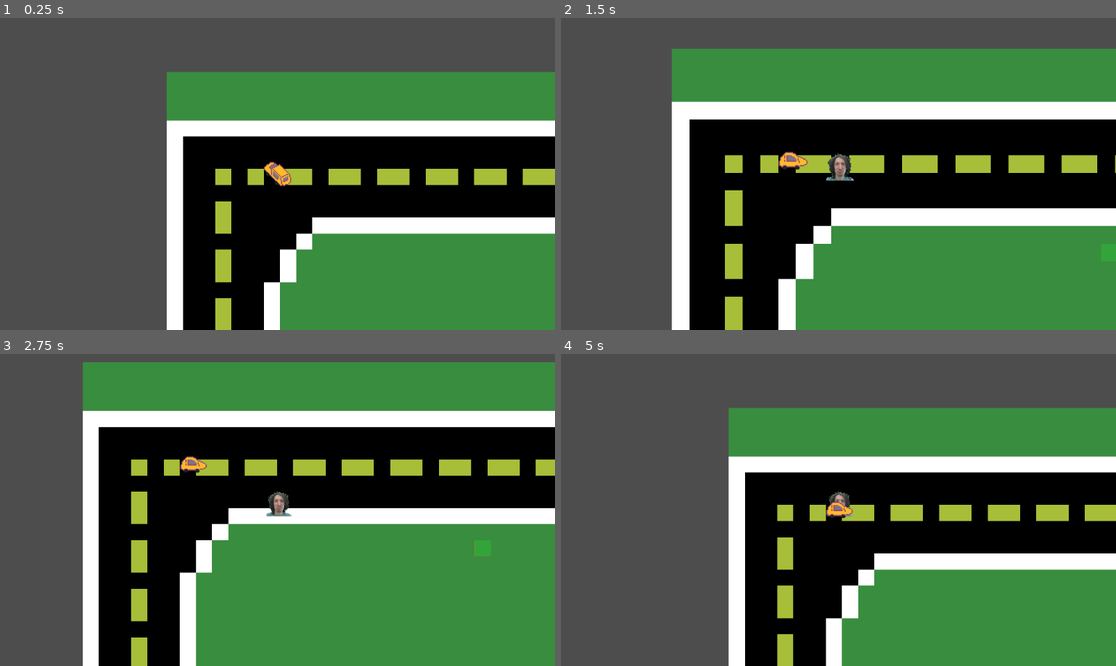
Above: before the commit, frames 1-4 (two rows, left to right).
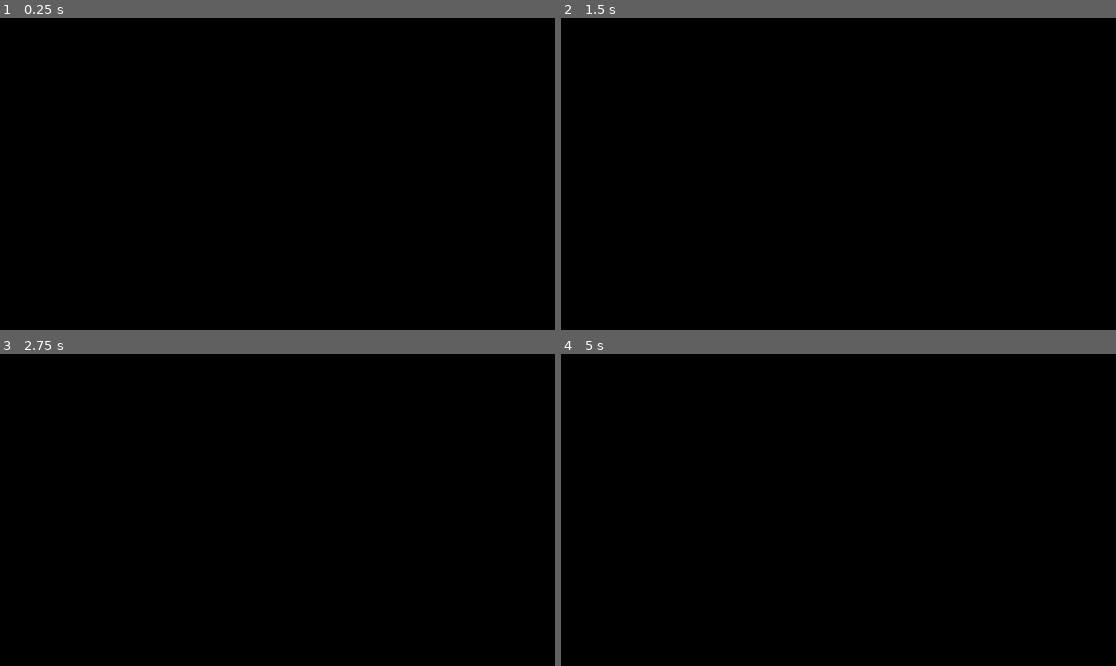
Above: after the commit, the same moments.

Repository: adrian-azan/Free-Parking
Game: Godot game, scene res://SCENES/CUT_SCENES/Intro_Cut_Scene/ParkingSpotShowDown.tscn
Same seed, same stepped clock (60 frames per second), same inputs: the game is played once before the commit and once after it. Before the commit the project starts from res://SCENES/LEVELS/DEBUG_SCENES/DEBUG_Road_LONG.tscn.
Inputs (mouse positions are in pixels of both pictures, inside the frame that each line leads up to):
- Up to frame 1 (0.25 s): no input
- Up to frame 2 (1.5 s): tap Enter at 0.5 s; move the mouse to (960, 158) at 0.52 s; hold D (move_right) 0.53-1.28 s; tap Space (SwitchCar) at 0.6 s; move the mouse to (727, 189) at 1.27 s; hold S (move_down) from 1.28 s (still down); tap Mouse wheel up (ZoomIn) at 1.35 s
- Up to frame 3 (2.75 s): move the mouse to (333, 441) at 2.02 s; release S (move_down) at 2.03 s; hold D (move_right) from 2.03 s (still down); tap Mouse wheel down (ZoomOut) at 2.1 s
- Up to frame 4 (5 s): move the mouse to (810, 572) at 2.77 s; release D (move_right) at 2.78 s; hold W (move_up) 2.78-3.53 s; tap Space (SwitchCar) at 2.85 s; move the mouse to (1005, 556) at 3.52 s; hold A (move_left) from 3.53 s (still down); tap Mouse wheel up (ZoomIn) at 3.6 s; move the mouse to (672, 463) at 4.27 s; tap Mouse wheel down (ZoomOut) at 4.35 s

The runs differ from the first frame. In frame 1, 80% of the frame differs, in the area x 0-100%, y 0-100%; in frame 2, 75%; in frame 3, 75%; in frame 4, 80%.

Commit message:
Got a GOOD rough draft going here. Not gonna focus on this much right now, cause theres a few little touches I want to add but I know are in other branches

Diff:
--- a/CODE/PLAYER/PlayerCamera.gd
+++ b/CODE/PLAYER/PlayerCamera.gd
@@ -4,9 +4,6 @@
 var maxZoom = Vector2(2.5, 2.5)
 var minZoom = Vector2(.1, .1)
 var zoomRate = Vector2.ONE / 10
-
-func _ready() -> void:
-	$RemoteTransform2D.remote_path = LabelOverlay.get_path()
 
 
 func _process(delta: float) -> void:
--- /dev/null
+++ b/CODE/TOOLS/LongCityMaker.gd
@@ -0,0 +1,30 @@
+@tool
+extends Path2D
+
+@export_range(0,500, 1, "exp") var numberOfCars: int:
+	set(newValue):
+		numberOfCars = newValue
+		SetPath()
+
+@export_range(0,1000, 1) var distance: int:
+	set(newValue):
+		distance = newValue
+		SetPath()
+
+func _ready() -> void:
+	call_deferred("SetPath")
+
+func SetPath():
+	for child in get_children():
+		child.queue_free()
+
+	for i in range(0, numberOfCars):
+		var carSprite = (ResourceLoader.load("res://SCENES/CUT_SCENES/Intro_Cut_Scene/StreetPiece.tscn") as PackedScene).instantiate()
+
+		var pathFollow = PathFollow2D.new()
+		pathFollow.add_child(carSprite)
+		pathFollow.rotates = false
+
+		add_child(pathFollow)
+
+		pathFollow.progress = (i * distance)
--- /dev/null
+++ b/CODE/parking_spot_show_down_v_2.gd
@@ -0,0 +1,20 @@
+extends Node2D
+
+var player: PathFollow2D
+var cameraLens: Sprite2D
+
+func _ready() -> void:
+	$AnimationPlayer.play("PlayerSpotShowDown")
+	#$AnimationPlayer.seek(43)
+
+	player = $Path2D/PathFollow2D
+	cameraLens = $Path2D/PathFollow2D/Camera2D/Sprite2D
+
+
+func Phase2() -> void:
+	player.reparent($Scene2/Path2D)
+	player.progress_ratio = .4
+
+	cameraLens.reparent($Scene2/Camera2D)
+
+	($Scene2/Camera2D as Camera2D).make_current()
--- /dev/null
+++ b/SCENES/CUT_SCENES/Intro_Cut_Scene/ParkingSpotShowDown.tscn
@@ -0,0 +1,506 @@
+[gd_scene load_steps=25 format=3 uid="uid://n2vgr23b6x7r"]
+
+[ext_resource type="Script" uid="uid://do8jmorieya0p" path="res://CODE/parking_spot_show_down_v_2.gd" id="1_3w6e7"]
+[ext_resource type="Script" uid="uid://cvgn2lfoxplcw" path="res://CODE/TOOLS/LongCityMaker.gd" id="2_dcxei"]
+[ext_resource type="Texture2D" uid="uid://6r8it320w06g" path="res://ART/SPRITES/BlackSquare.png" id="3_kgxdt"]
+[ext_resource type="Script" uid="uid://c2fa32ayou81o" path="res://CODE/PLAYER/PlayerCar.gd" id="4_r3880"]
+[ext_resource type="SpriteFrames" uid="uid://cm4hblm2e0ri7" path="res://ART/SPRITES/Car-Player.tres" id="5_i445a"]
+[ext_resource type="AudioStream" uid="uid://dtgvgi85q5od2" path="res://ART/SOUND/ParkingSpace_StandOff_Cut.wav" id="6_furmf"]
+[ext_resource type="AudioStream" uid="uid://cotlelfplsw3u" path="res://ART/SOUND/(ASMR) Goofy dies in a car crash while listening to post Malone .mp3 (Re-upload).mp3" id="7_vgwbc"]
+[ext_resource type="Texture2D" uid="uid://dpp1pn8pcbe0i" path="res://ART/SCREENS/test_screen_2.png" id="8_tbp7j"]
+[ext_resource type="Script" uid="uid://dbt1cvx5dqkwt" path="res://CODE/ParkingPath.gd" id="9_8lsrd"]
+
+[sub_resource type="Curve2D" id="Curve2D_15p7q"]
+_data = {
+"points": PackedVector2Array(0, 0, 0, 0, 0, 0, 0, 0, 0, 0, 10000, 0)
+}
+point_count = 2
+
+[sub_resource type="CanvasTexture" id="CanvasTexture_cgtm2"]
+normal_texture = ExtResource("3_kgxdt")
+
+[sub_resource type="RectangleShape2D" id="RectangleShape2D_4cgft"]
+size = Vector2(41, 39)
+
+[sub_resource type="Animation" id="Animation_7vk0d"]
+resource_name = "PlayerSpotShowDown"
+length = 123.4315
+tracks/0/type = "value"
+tracks/0/imported = false
+tracks/0/enabled = true
+tracks/0/path = NodePath("Path2D/PathFollow2D:progress_ratio")
+tracks/0/interp = 1
+tracks/0/loop_wrap = true
+tracks/0/keys = {
+"times": PackedFloat32Array(0, 11.866667, 25.133333, 42.733334, 43.566666, 48.266666, 49.766666, 52.433334, 54, 68.76667, 69.73333),
+"transitions": PackedFloat32Array(1, 1, 1, 1, 1, 1, 1, 1, 1, 1, 1),
+"update": 0,
+"values": [0.41, 0.45, 1.0, 2.2, 2.3, 0.4, 0.41, 0.41, 0.42, 0.42, 0.44]
+}
+tracks/1/type = "value"
+tracks/1/imported = false
+tracks/1/enabled = true
+tracks/1/path = NodePath("AudioStreamPlayer2D:volume_db")
+tracks/1/interp = 1
+tracks/1/loop_wrap = true
+tracks/1/keys = {
+"times": PackedFloat32Array(0),
+"transitions": PackedFloat32Array(1),
+"update": 0,
+"values": [5.0]
+}
+tracks/2/type = "audio"
+tracks/2/imported = false
+tracks/2/enabled = true
+tracks/2/path = NodePath("AudioStreamPlayer2D")
+tracks/2/interp = 1
+tracks/2/loop_wrap = true
+tracks/2/keys = {
+"clips": [{
+"end_offset": 0.0,
+"start_offset": 0.666667,
+"stream": ExtResource("6_furmf")
+}, {
+"end_offset": 0.0,
+"start_offset": 7.138,
+"stream": ExtResource("7_vgwbc")
+}],
+"times": PackedFloat32Array(5.9, 79.13333)
+}
+tracks/2/use_blend = true
+tracks/3/type = "method"
+tracks/3/imported = false
+tracks/3/enabled = true
+tracks/3/path = NodePath(".")
+tracks/3/interp = 1
+tracks/3/loop_wrap = true
+tracks/3/keys = {
+"times": PackedFloat32Array(44.5),
+"transitions": PackedFloat32Array(1),
+"values": [{
+"args": [],
+"method": &"Phase2"
+}]
+}
+tracks/4/type = "value"
+tracks/4/imported = false
+tracks/4/enabled = true
+tracks/4/path = NodePath("Path2D/PathFollow2D/Camera2D/Sprite2D:self_modulate")
+tracks/4/interp = 1
+tracks/4/loop_wrap = true
+tracks/4/keys = {
+"times": PackedFloat32Array(0, 6.3333335, 6.6, 6.91279, 9.209242, 9.475908, 9.788698, 12.443022, 13.366667, 14.095718, 43.29532, 43.466667, 43.7, 48.333332, 48.533333, 49.366665, 52.445343, 52.61201, 53.5, 60.582886, 60.866665, 61.666668, 65.63334, 65.8, 66.933334, 68.73333, 68.9, 69.833336),
+"transitions": PackedFloat32Array(1, 1, 1, 1, 1, 1, 1, 1, 1, 1, 1, 1, 1, 1, 1, 1, 1, 1, 1, 1, 1, 1, 1, 1, 1, 1, 1, 1),
+"update": 0,
+"values": [Color(0, 0, 0, 1), Color(0, 0, 0, 1), Color(0, 0.8, 0.7529412, 0.8745098), Color(0, 0, 0, 1), Color(0, 0, 0, 1), Color(0, 0.8, 0.7529412, 0.83137256), Color(0, 0, 0, 1), Color(0, 0, 0, 1), Color(0, 0.21568628, 0.20392157, 0.8509804), Color(0.12616917, 0.1457003, 0.14012414, 0.8), Color(0.12616917, 0.1457003, 0.14012414, 0.8), Color(0.49398828, 0.54161114, 0.53198004, 0.8), Color(0, 0, 0, 1), Color(0, 0, 0, 1), Color(0, 0.8, 0.7529412, 0.23529412), Color(0, 0, 0, 1), Color(0, 0, 0, 1), Color(0, 0.8, 0.7529412, 0.23529412), Color(0, 0, 0, 1), Color(0, 0, 0, 1), Color(0.57254905, 0.043137256, 0, 0.31764707), Color(0, 0, 0, 1), Color(0, 0, 0, 1), Color(0.57254905, 0.043137256, 0, 0.31764707), Color(0, 0, 0, 1), Color(0, 0, 0, 1), Color(0, 0.8, 0.7529412, 0.23529412), Color(0, 0, 0, 1)]
+}
+tracks/5/type = "value"
+tracks/5/imported = false
+tracks/5/enabled = true
+tracks/5/path = NodePath("Scene2/Camera2D:zoom")
+tracks/5/interp = 1
+tracks/5/loop_wrap = true
+tracks/5/keys = {
+"times": PackedFloat32Array(50.333332, 51.933334),
+"transitions": PackedFloat32Array(1, 1),
+"update": 0,
+"values": [Vector2(2.2, 2.2), Vector2(2.3, 2.3)]
+}
+tracks/6/type = "value"
+tracks/6/imported = false
+tracks/6/enabled = true
+tracks/6/path = NodePath("Scene2/Camera2D:position")
+tracks/6/interp = 1
+tracks/6/loop_wrap = true
+tracks/6/keys = {
+"times": PackedFloat32Array(51.3, 52),
+"transitions": PackedFloat32Array(1, 1),
+"update": 0,
+"values": [Vector2(299, 747), Vector2(400, 747)]
+}
+tracks/7/type = "value"
+tracks/7/imported = false
+tracks/7/enabled = true
+tracks/7/path = NodePath("Scene2/Path2D2/PathFollow2D:progress_ratio")
+tracks/7/interp = 1
+tracks/7/loop_wrap = true
+tracks/7/keys = {
+"times": PackedFloat32Array(60.1, 60.333332, 61.933334, 65.333336, 67.03333),
+"transitions": PackedFloat32Array(1, 1, 1, 1, 1),
+"update": 0,
+"values": [0.3, 0.7, 0.72, 0.72, 0.78]
+}
+
+[sub_resource type="Animation" id="Animation_w17b1"]
+length = 0.001
+tracks/0/type = "value"
+tracks/0/imported = false
+tracks/0/enabled = true
+tracks/0/path = NodePath("Path2D/PathFollow2D:progress_ratio")
+tracks/0/interp = 1
+tracks/0/loop_wrap = true
+tracks/0/keys = {
+"times": PackedFloat32Array(0),
+"transitions": PackedFloat32Array(1),
+"update": 0,
+"values": [0.0]
+}
+tracks/1/type = "value"
+tracks/1/imported = false
+tracks/1/enabled = true
+tracks/1/path = NodePath("AudioStreamPlayer2D:volume_db")
+tracks/1/interp = 1
+tracks/1/loop_wrap = true
+tracks/1/keys = {
+"times": PackedFloat32Array(0),
+"transitions": PackedFloat32Array(1),
+"update": 0,
+"values": [3.325]
+}
+tracks/2/type = "value"
+tracks/2/imported = false
+tracks/2/enabled = true
+tracks/2/path = NodePath("Path2D/PathFollow2D/Camera2D/Sprite2D:self_modulate")
+tracks/2/interp = 1
+tracks/2/loop_wrap = true
+tracks/2/keys = {
+"times": PackedFloat32Array(0),
+"transitions": PackedFloat32Array(1),
+"update": 0,
+"values": [Color(1, 1, 1, 1)]
+}
+tracks/3/type = "value"
+tracks/3/imported = false
+tracks/3/enabled = true
+tracks/3/path = NodePath("Scene2/Camera2D:zoom")
+tracks/3/interp = 1
+tracks/3/loop_wrap = true
+tracks/3/keys = {
+"times": PackedFloat32Array(0),
+"transitions": PackedFloat32Array(1),
+"update": 0,
+"values": [Vector2(1.33, 1.33)]
+}
+tracks/4/type = "value"
+tracks/4/imported = false
+tracks/4/enabled = true
+tracks/4/path = NodePath("Scene2/Camera2D:position")
+tracks/4/interp = 1
+tracks/4/loop_wrap = true
+tracks/4/keys = {
+"times": PackedFloat32Array(0),
+"transitions": PackedFloat32Array(1),
+"update": 0,
+"values": [Vector2(299, 747)]
+}
+tracks/5/type = "value"
+tracks/5/imported = false
+tracks/5/enabled = true
+tracks/5/path = NodePath("Scene2/Path2D2/PathFollow2D:progress_ratio")
+tracks/5/interp = 1
+tracks/5/loop_wrap = true
+tracks/5/keys = {
+"times": PackedFloat32Array(0),
+"transitions": PackedFloat32Array(1),
+"update": 0,
+"values": [0.55039465]
+}
+
+[sub_resource type="AnimationLibrary" id="AnimationLibrary_pftqh"]
+_data = {
+&"PlayerSpotShowDown": SubResource("Animation_7vk0d"),
+&"RESET": SubResource("Animation_w17b1")
+}
+
+[sub_resource type="Environment" id="Environment_hi8rs"]
+background_mode = 1
+background_energy_multiplier = 3.2
+ambient_light_energy = 3.25
+fog_enabled = true
+fog_light_energy = 6.33
+fog_sun_scatter = 0.12
+fog_density = 0.6052
+volumetric_fog_enabled = true
+volumetric_fog_density = 0.8815
+
+[sub_resource type="Curve2D" id="Curve2D_tg35h"]
+_data = {
+"points": PackedVector2Array(0, 0, 0, 0, 0, 0, 0, 0, 0, 0, 944, 0)
+}
+point_count = 2
+
+[sub_resource type="Curve2D" id="Curve2D_8ti05"]
+_data = {
+"points": PackedVector2Array(0, 0, 0, 0, -240, 17, 0, 0, 0, 0, 253, 15)
+}
+point_count = 2
+
+[sub_resource type="Curve2D" id="Curve2D_ngalx"]
+_data = {
+"points": PackedVector2Array(0, 0, 0, 0, -240, 17, 0, 0, 0, 0, -85, 17)
+}
+point_count = 2
+
+[sub_resource type="Curve2D" id="Curve2D_x8op7"]
+_data = {
+"points": PackedVector2Array(0, 0, 0, 0, -295, 3, 0, 0, 0, 0, -101, -183)
+}
+point_count = 2
+
+[sub_resource type="Curve2D" id="Curve2D_cgtm2"]
+_data = {
+"points": PackedVector2Array(0, 0, 0, 0, -240, 17, 0, 0, 0, 0, -111, 18)
+}
+point_count = 2
+
+[sub_resource type="Curve2D" id="Curve2D_cecft"]
+_data = {
+"points": PackedVector2Array(0, 0, 0, 0, 6, 14, 0, 0, 0, 0, 294, 16)
+}
+point_count = 2
+
+[sub_resource type="Curve2D" id="Curve2D_mv8lk"]
+_data = {
+"points": PackedVector2Array(0, 0, 0, 0, 0, 0, 0, 0, 0, 0, -363, 3)
+}
+point_count = 2
+
+[sub_resource type="RectangleShape2D" id="RectangleShape2D_l7uba"]
+size = Vector2(41, 39)
+
+[node name="ParkingSpotShowDown" type="Node2D"]
+script = ExtResource("1_3w6e7")
+
+[node name="Path2D2" type="Path2D" parent="."]
+curve = SubResource("Curve2D_15p7q")
+script = ExtResource("2_dcxei")
+numberOfCars = 100
+distance = 500
+
+[node name="Path2D" type="Path2D" parent="."]
+curve = SubResource("Curve2D_15p7q")
+
+[node name="PathFollow2D" type="PathFollow2D" parent="Path2D"]
+
+[node name="Camera2D" type="Camera2D" parent="Path2D/PathFollow2D"]
+zoom = Vector2(3.38, 3.38)
+
+[node name="Sprite2D" type="Sprite2D" parent="Path2D/PathFollow2D/Camera2D"]
+z_index = 480
+scale = Vector2(2000, 2000)
+texture = SubResource("CanvasTexture_cgtm2")
+
+[node name="PlayerCar" type="CharacterBody2D" parent="Path2D/PathFollow2D"]
+z_index = 345
+collision_mask = 20
+motion_mode = 1
+wall_min_slide_angle = 0.7853982
+script = ExtResource("4_r3880")
+
+[node name="AudioStreamPlayer2D" type="AudioStreamPlayer2D" parent="Path2D/PathFollow2D/PlayerCar"]
+
+[node name="CollisionShape2D" type="CollisionShape2D" parent="Path2D/PathFollow2D/PlayerCar"]
+position = Vector2(1.5, 0.5)
+shape = SubResource("RectangleShape2D_4cgft")
+
+[node name="Sprite2D" type="AnimatedSprite2D" parent="Path2D/PathFollow2D/PlayerCar"]
+sprite_frames = ExtResource("5_i445a")
+frame = 3
+metadata/_edit_lock_ = true
+
+[node name="AnimationPlayer" type="AnimationPlayer" parent="."]
+libraries = {
+&"": SubResource("AnimationLibrary_pftqh")
+}
+
+[node name="WorldEnvironment" type="WorldEnvironment" parent="."]
+environment = SubResource("Environment_hi8rs")
+
+[node name="AudioStreamPlayer2D" type="AudioStreamPlayer2D" parent="."]
+volume_db = 3.325
+
+[node name="AudioListener2D" type="AudioListener2D" parent="."]
+current = true
+
+[node name="Scene2" type="Node2D" parent="."]
+
+[node name="Path2D" type="Path2D" parent="Scene2"]
+position = Vector2(-207, 777)
+curve = SubResource("Curve2D_tg35h")
+
+[node name="TheCity" type="Node2D" parent="Scene2"]
+position = Vector2(0, 780)
+
+[node name="Sprite2D" type="Sprite2D" parent="Scene2/TheCity"]
+texture = ExtResource("8_tbp7j")
+metadata/_edit_lock_ = true
+
+[node name="ParkedCarsPaths" type="Node2D" parent="Scene2/TheCity"]
+
+[node name="Path2D" type="Path2D" parent="Scene2/TheCity/ParkedCarsPaths"]
+position = Vector2(6, -65)
+curve = SubResource("Curve2D_8ti05")
+script = ExtResource("9_8lsrd")
+numberOfCars = 8
+spriteFrame = 3
+
+[node name="Path2D2" type="Path2D" parent="Scene2/TheCity/ParkedCarsPaths"]
+position = Vector2(20, 15)
+curve = SubResource("Curve2D_ngalx")
+script = ExtResource("9_8lsrd")
+numberOfCars = 3
+spriteFrame = 3
+
+[node name="Path2D3" type="Path2D" parent="Scene2/TheCity/ParkedCarsPaths"]
+position = Vector2(406, 20)
+curve = SubResource("Curve2D_ngalx")
+script = ExtResource("9_8lsrd")
+numberOfCars = 3
+spriteFrame = 3
+
+[node name="Path2D4" type="Path2D" parent="Scene2/TheCity/ParkedCarsPaths"]
+position = Vector2(65, 223)
+curve = SubResource("Curve2D_x8op7")
+script = ExtResource("9_8lsrd")
+numberOfCars = 4
+spriteFrame = 2
+
+[node name="Path2D5" type="Path2D" parent="Scene2/TheCity/ParkedCarsPaths"]
+position = Vector2(249, 225)
+curve = SubResource("Curve2D_x8op7")
+script = ExtResource("9_8lsrd")
+numberOfCars = 4
+spriteFrame = 2
+
+[node name="TheCity2" type="Node2D" parent="Scene2"]
+position = Vector2(512, 780)
+
+[node name="Sprite2D" type="Sprite2D" parent="Scene2/TheCity2"]
+texture = ExtResource("8_tbp7j")
+metadata/_edit_lock_ = true
+
+[node name="ParkedCarsPaths" type="Node2D" parent="Scene2/TheCity2"]
+
+[node name="Path2D" type="Path2D" parent="Scene2/TheCity2/ParkedCarsPaths"]
+position = Vector2(6, -65)
+curve = SubResource("Curve2D_cgtm2")
+script = ExtResource("9_8lsrd")
+numberOfCars = 8
+spriteFrame = 3
+
+[node name="Path2D6" type="Path2D" parent="Scene2/TheCity2/ParkedCarsPaths"]
+position = Vector2(6, -65)
+curve = SubResource("Curve2D_cecft")
+script = ExtResource("9_8lsrd")
+numberOfCars = 5
+spriteFrame = 3
+
+[node name="Path2D2" type="Path2D" parent="Scene2/TheCity2/ParkedCarsPaths"]
+position = Vector2(20, 15)
+curve = SubResource("Curve2D_ngalx")
+script = ExtResource("9_8lsrd")
+numberOfCars = 3
+spriteFrame = 3
+
+[node name="Path2D3" type="Path2D" parent="Scene2/TheCity2/ParkedCarsPaths"]
+position = Vector2(406, 20)
+curve = SubResource("Curve2D_ngalx")
+script = ExtResource("9_8lsrd")
+numberOfCars = 3
+spriteFrame = 3
+
+[node name="Path2D4" type="Path2D" parent="Scene2/TheCity2/ParkedCarsPaths"]
+position = Vector2(65, 223)
+curve = SubResource("Curve2D_x8op7")
+script = ExtResource("9_8lsrd")
+numberOfCars = 4
+spriteFrame = 2
+
+[node name="Path2D5" type="Path2D" parent="Scene2/TheCity2/ParkedCarsPaths"]
+position = Vector2(249, 225)
+curve = SubResource("Curve2D_x8op7")
+script = ExtResource("9_8lsrd")
+numberOfCars = 4
+spriteFrame = 2
+
+[node name="TheCity3" type="Node2D" parent="Scene2"]
+position = Vector2(1021, 780)
+
+[node name="Sprite2D" type="Sprite2D" parent="Scene2/TheCity3"]
+texture = ExtResource("8_tbp7j")
+metadata/_edit_lock_ = true
+
+[node name="ParkedCarsPaths" type="Node2D" parent="Scene2/TheCity3"]
+
+[node name="Path2D" type="Path2D" parent="Scene2/TheCity3/ParkedCarsPaths"]
+position = Vector2(6, -65)
+curve = SubResource("Curve2D_cgtm2")
+script = ExtResource("9_8lsrd")
+numberOfCars = 8
+spriteFrame = 3
+
+[node name="Path2D6" type="Path2D" parent="Scene2/TheCity3/ParkedCarsPaths"]
+position = Vector2(6, -65)
+curve = SubResource("Curve2D_cecft")
+script = ExtResource("9_8lsrd")
+numberOfCars = 5
+spriteFrame = 3
+
+[node name="Path2D2" type="Path2D" parent="Scene2/TheCity3/ParkedCarsPaths"]
+position = Vector2(20, 15)
+curve = SubResource("Curve2D_ngalx")
+script = ExtResource("9_8lsrd")
+numberOfCars = 3
+spriteFrame = 3
+
+[node name="Path2D3" type="Path2D" parent="Scene2/TheCity3/ParkedCarsPaths"]
+position = Vector2(406, 20)
+curve = SubResource("Curve2D_ngalx")
+script = ExtResource("9_8lsrd")
+numberOfCars = 3
+spriteFrame = 3
+
+[node name="Path2D4" type="Path2D" parent="Scene2/TheCity3/ParkedCarsPaths"]
+position = Vector2(65, 223)
+curve = SubResource("Curve2D_x8op7")
+script = ExtResource("9_8lsrd")
+numberOfCars = 4
+spriteFrame = 2
+
+[node name="Path2D5" type="Path2D" parent="Scene2/TheCity3/ParkedCarsPaths"]
+position = Vector2(249, 225)
+curve = SubResource("Curve2D_x8op7")
+script = ExtResource("9_8lsrd")
+numberOfCars = 4
+spriteFrame = 2
+
+[node name="Camera2D" type="Camera2D" parent="Scene2"]
+position = Vector2(299, 747)
+zoom = Vector2(1.33, 1.33)
+
+[node name="Path2D2" type="Path2D" parent="Scene2"]
+position = Vector2(898, 775)
+curve = SubResource("Curve2D_mv8lk")
+
+[node name="PathFollow2D" type="PathFollow2D" parent="Scene2/Path2D2"]
+position = Vector2(-199.79419, 1.6511917)
+rotation = 3.1333284
+progress = 199.80002
+
+[node name="PlayerCar" type="CharacterBody2D" parent="Scene2/Path2D2/PathFollow2D"]
+rotation = -3.1333284
+collision_mask = 20
+motion_mode = 1
+wall_min_slide_angle = 0.7853982
+script = ExtResource("4_r3880")
+
+[node name="AudioStreamPlayer2D" type="AudioStreamPlayer2D" parent="Scene2/Path2D2/PathFollow2D/PlayerCar"]
+
+[node name="CollisionShape2D" type="CollisionShape2D" parent="Scene2/Path2D2/PathFollow2D/PlayerCar"]
+position = Vector2(1.5, 0.5)
+shape = SubResource("RectangleShape2D_l7uba")
+
+[node name="Sprite2D" type="AnimatedSprite2D" parent="Scene2/Path2D2/PathFollow2D/PlayerCar"]
+sprite_frames = ExtResource("5_i445a")
+frame = 7
+metadata/_edit_lock_ = true
--- /dev/null
+++ b/SCENES/CUT_SCENES/Intro_Cut_Scene/StreetPiece.tscn
@@ -0,0 +1,65 @@
+[gd_scene load_steps=6 format=3 uid="uid://k5xo0xqbg5l6"]
+
+[ext_resource type="Texture2D" uid="uid://dpp1pn8pcbe0i" path="res://ART/SCREENS/test_screen_2.png" id="1_42f40"]
+[ext_resource type="Script" uid="uid://dbt1cvx5dqkwt" path="res://CODE/ParkingPath.gd" id="2_d0uu7"]
+
+[sub_resource type="Curve2D" id="Curve2D_8ti05"]
+_data = {
+"points": PackedVector2Array(0, 0, 0, 0, -240, 17, 0, 0, 0, 0, 253, 15)
+}
+point_count = 2
+
+[sub_resource type="Curve2D" id="Curve2D_ngalx"]
+_data = {
+"points": PackedVector2Array(0, 0, 0, 0, -240, 17, 0, 0, 0, 0, -85, 17)
+}
+point_count = 2
+
+[sub_resource type="Curve2D" id="Curve2D_x8op7"]
+_data = {
+"points": PackedVector2Array(0, 0, 0, 0, -295, 3, 0, 0, 0, 0, -101, -183)
+}
+point_count = 2
+
+[node name="TheCity" type="Node2D"]
+
+[node name="Sprite2D" type="Sprite2D" parent="."]
+texture = ExtResource("1_42f40")
+metadata/_edit_lock_ = true
+
+[node name="ParkedCarsPaths" type="Node2D" parent="."]
+
+[node name="Path2D" type="Path2D" parent="ParkedCarsPaths"]
+position = Vector2(6, -65)
+curve = SubResource("Curve2D_8ti05")
+script = ExtResource("2_d0uu7")
+numberOfCars = 8
+spriteFrame = 3
+
+[node name="Path2D2" type="Path2D" parent="ParkedCarsPaths"]
+position = Vector2(20, 15)
+curve = SubResource("Curve2D_ngalx")
+script = ExtResource("2_d0uu7")
+numberOfCars = 3
+spriteFrame = 3
+
+[node name="Path2D3" type="Path2D" parent="ParkedCarsPaths"]
+position = Vector2(406, 20)
+curve = SubResource("Curve2D_ngalx")
+script = ExtResource("2_d0uu7")
+numberOfCars = 3
+spriteFrame = 3
+
+[node name="Path2D4" type="Path2D" parent="ParkedCarsPaths"]
+position = Vector2(65, 223)
+curve = SubResource("Curve2D_x8op7")
+script = ExtResource("2_d0uu7")
+numberOfCars = 4
+spriteFrame = 2
+
+[node name="Path2D5" type="Path2D" parent="ParkedCarsPaths"]
+position = Vector2(249, 225)
+curve = SubResource("Curve2D_x8op7")
+script = ExtResource("2_d0uu7")
+numberOfCars = 4
+spriteFrame = 2
--- a/project.godot
+++ b/project.godot
@@ -11,7 +11,7 @@
 [application]
 
 config/name="Free Parking"
-run/main_scene="uid://lokg4hgy8cq2"
+run/main_scene="uid://n2vgr23b6x7r"
 config/features=PackedStringArray("4.5", "Forward Plus")
 config/icon="res://icon.svg"
 
Not shown, added: ART/SCREENS/fp-map-master-4.5.26.png.import
Not shown, added: ART/SOUND/(ASMR) Goofy dies in a car crash while listening to post Malone .mp3 (Re-upload).mp3.import
Not shown, added: ART/SOUND/ParkingSpace_StandOff_Cut.wav.import
Binary file added: ART/SPRITES/BlackSquare.png
Not shown, added: ART/SPRITES/BlackSquare.png.import
Not shown, added: ART/SPRITES/FP-NPC-1.png.import
Not shown, added: ART/SPRITES/FP-NPC-2.png.import
Not shown, added: CODE/TOOLS/LongCityMaker.gd.uid
Not shown, added: CODE/parking_spot_show_down_v_2.gd.uid
Not shown, added: ART/SOUND/(ASMR) Goofy dies in a car crash while listening to post Malone .mp3 (Re-upload).mp3
Not shown, added: ART/SOUND/ParkingSpace_StandOff_Cut.wav
